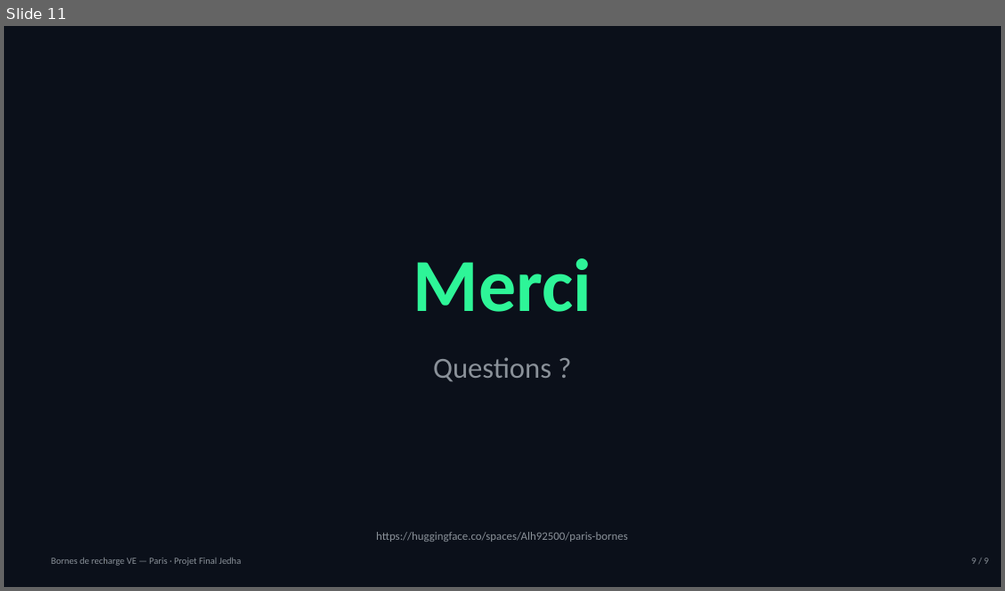
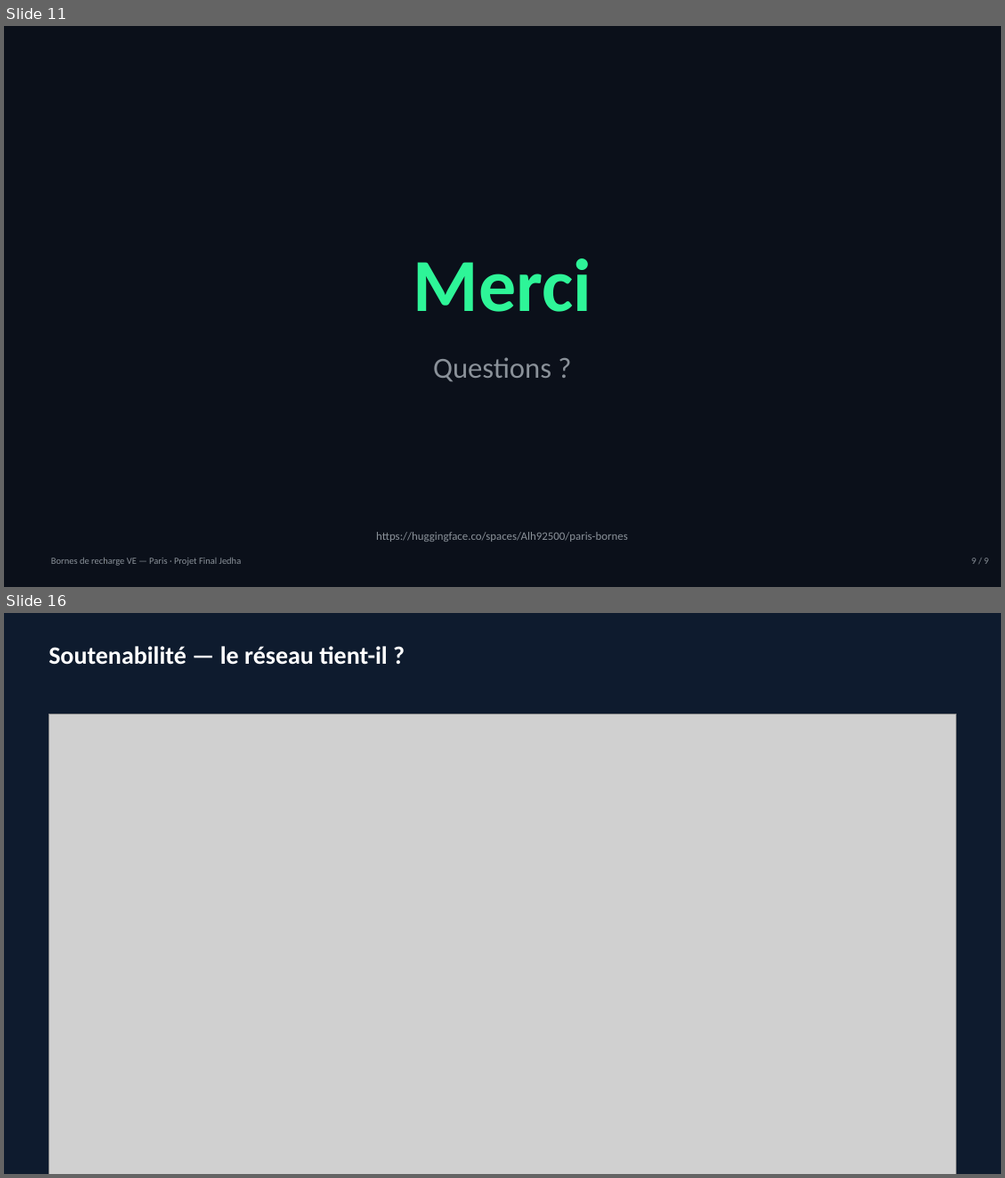
Before and after one commit to aymericlahonde-dotcom/cdsd-b6-paris-bornes, a slide deck: presentation/Presentation_Paris_Bornes.pptx. Shown one above the other, each under a label of ours: slide 11 before the commit, slides 11 and 16 after it; the slides between them are not shown. The pictures are 1005x591 and 1005x1178 pixels, drawn with LibreOffice and Linux fonts; fonts in the diff are those of the drawing; grey boxes stand for pictures. Boxes give left, top, right and bottom in pixels: in the first picture for what was removed or moved away, otherwise in the second. Text is boxed around its words. In the diff, an @@ line names an element or a change of style, - is before the commit and + after.

```diff
--- a/presentation/Presentation_Paris_Bornes.pptx
+++ b/presentation/Presentation_Paris_Bornes.pptx
@@ slide 16 added at [4,613,1001,1174], background #0E1B2E @@
@@ text added at [48,646,388,665], 24 pt, text #FFFFFF, bold @@
+Soutenabilité — le réseau tient-il ?
@@ picture added at [48,714,956,1174] @@
```
Also in this commit, not shown: 1 slide changed, 5 other slides added, 4 other files.
